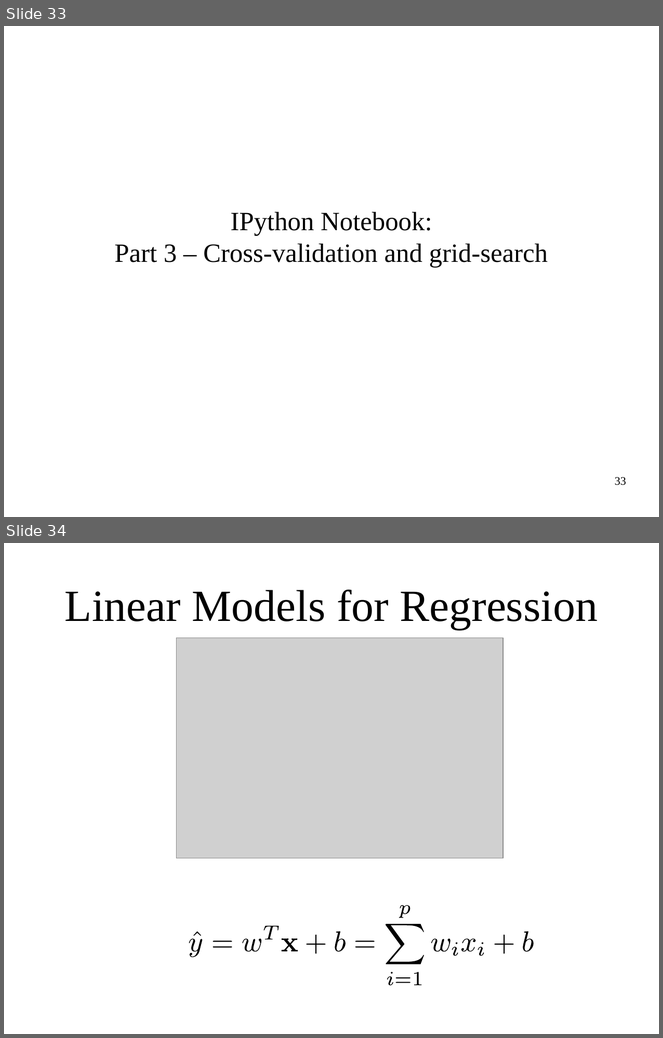
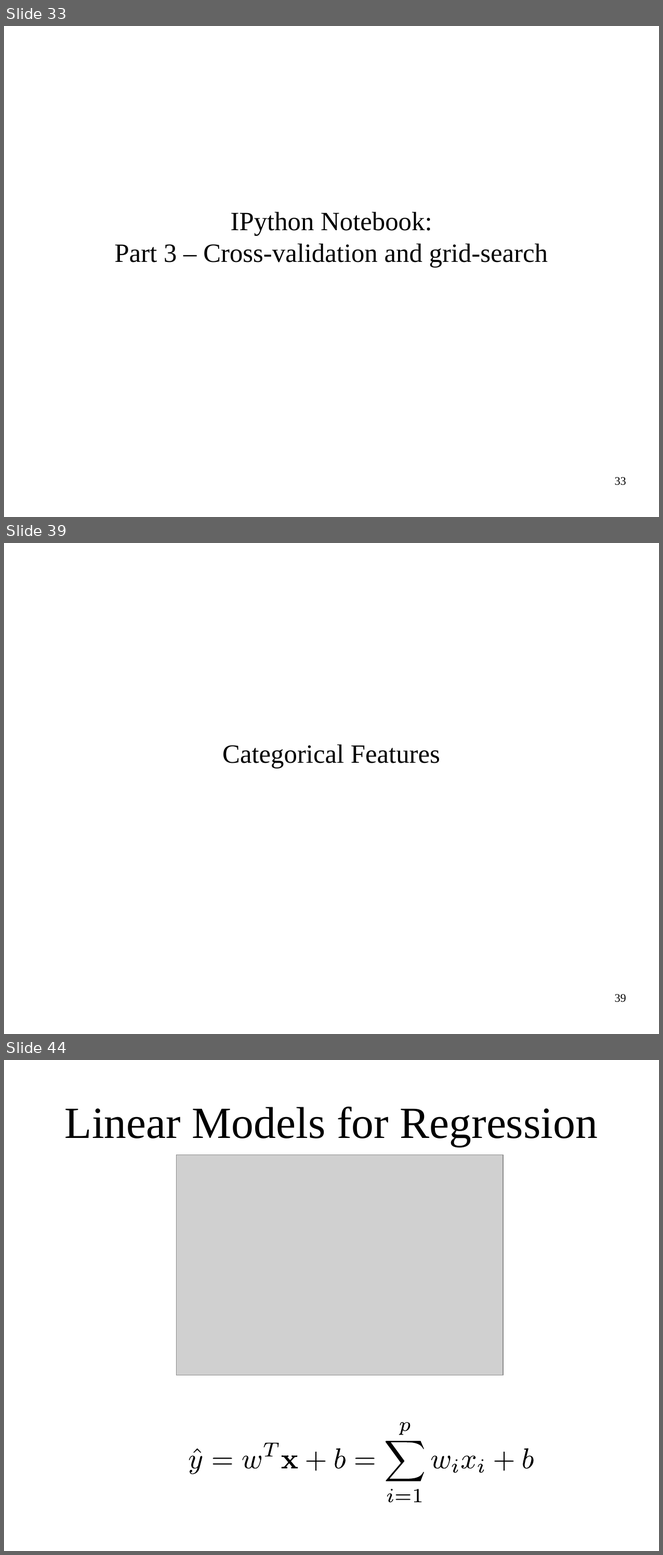
Before and after one commit to stupidscammer/ml-workshop-2-of-4, a slide deck: intro-to-machine-learning-odsc-masterclass-2017.odp. Shown one above the other, each under a label of ours: slides 33 and 34 before the commit, slides 33, 39 and 44 after it; the slides between them are not shown. The pictures are 663x1038 and 663x1555 pixels, drawn with LibreOffice and Linux fonts; fonts in the diff are those of the drawing; grey boxes stand for pictures. Boxes give left, top, right and bottom in pixels: in the first picture for what was removed or moved away, otherwise in the second. Text is boxed around its words. In the diff, an @@ line names an element or a change of style, - is before the commit and + after.

```diff
--- a/intro-to-machine-learning-odsc-masterclass-2017.odp
+++ b/intro-to-machine-learning-odsc-masterclass-2017.odp
@@ slide 39 added at <box>4,543,659,1034</box>, background #FFFFFF @@
@@ subtitle added at <box>222,744,440,768</box>, 32 pt, text #000000 @@
+Categorical Features
@@ page number added at <box>615,994,626,1003</box>, 14 pt, text #000000 @@
+39
@@ what was slide 34 is now slide 44 @@
```
Also in this commit, not shown: 1 slide changed, 18 other slides added, 1 slide removed, 4 other files.
